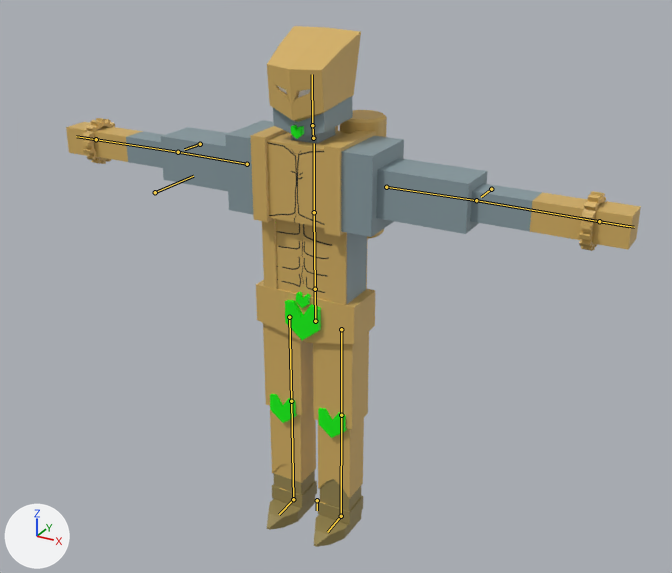
An edit to the Blender file Models/DIO/The World.blend, drawn before and after from the same camera.
Rendered twice from a 50 mm camera at (1.6, -2.76, 2.42) aimed at (0.15, -0.11, 1.1). The lights are fixed; the arrows at lower left show +X, +Y and +Z. The bones that bend it are drawn over the model as lines.

The first picture shows 'The World'.
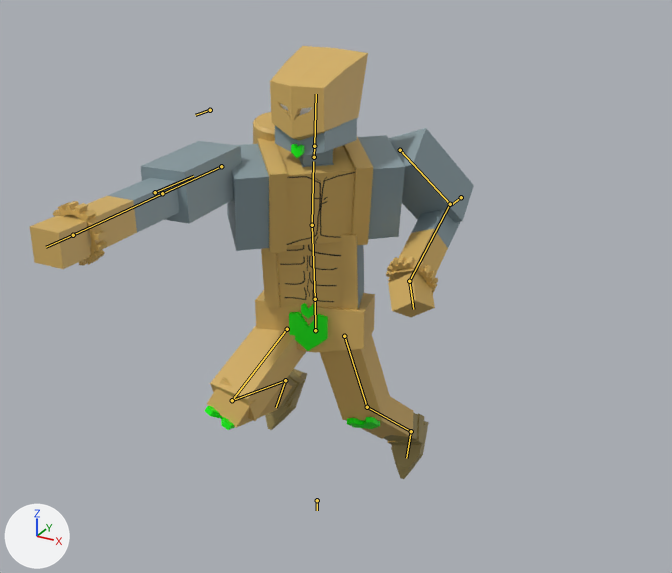
The newer file adds an action. The first version stands in its rest pose; the second is drawn at frame 10 of the action 'Stand_BarrageLoop'.

Where the change shows, as pixel boxes (x1, y1, x2, y2) in the pictures (672 x 573 px):
'The World', posed (23% narrower, 17% shorter): before (66, 26, 641, 547); after (30, 46, 474, 479)
bone 'arm_IK.L', root to tip: before (491, 189) to (481, 197); after (461, 197) to (451, 205)
bone 'arm_IK.R', root to tip: before (200, 144) to (184, 149); after (210, 110) to (195, 115)
bone 'hand_IK.L', root to tip: before (599, 221) to (629, 226); after (409, 281) to (413, 304)
bone 'hips', root to tip: before (315, 321) to (315, 289); after (315, 330) to (315, 299)
bone 'lower_torso', root to tip: before (315, 289) to (314, 212); after (315, 299) to (312, 225)
bone 'upper_torso', root to tip: before (314, 212) to (314, 143); after (312, 225) to (313, 161)
bone 'upper_arm.L', root to tip: before (386, 187) to (476, 200); after (400, 150) to (450, 204)
bone 'upper_arm.R', root to tip: before (247, 164) to (178, 152); after (221, 166) to (162, 193)

What the commit changed:
Bone 'hand_IK.R' (bone_hand_ik_r) moves from (0.0, 0.0, 0.0) to (-1.271, -0.795, 0.044).
Bone 'hand_IK.R' (bone_hand_ik_r) turns from (0, 0, 0) to (0, 0, 90) degrees about its own x, y and z.
Bone 'foot_IK.L' (bone_foot_ik_l) moves from (0.0, 0.0, 0.0) to (-0.081, -0.499, 0.151).
Bone 'foot_IK.L' (bone_foot_ik_l) turns from (0, 0, 0) to (-58, 4, 3) degrees about its own x, y and z.
Bone 'knee_IK.L' (bone_knee_ik_l) moves from (0.0, 0.0, 0.0) to (-0.172, 0.484, 0.075).
Bone 'foot_IK.R' (bone_foot_ik_r) moves from (0.0, 0.0, 0.0) to (0.081, -0.085, 0.509).
Bone 'foot_IK.R' (bone_foot_ik_r) turns from (0, 0, 0) to (-58, -4, -3) degrees about its own x, y and z.
Bone 'knee_IK.R' (bone_knee_ik_r) moves from (0.0, 0.0, 0.0) to (0.172, 0.484, 0.075).
Bone 'arm_IK.L' (bone_arm_ik_l) moves from (0.0, 0.0, 0.0) to (0.205, -0.256, -0.136).
Bone 'arm_IK.R' (bone_arm_ik_r) moves from (0.0, 0.0, 0.0) to (0.131, -0.256, 0.069).
Bone 'hand_IK.L' (bone_hand_ik_l) moves from (0.0, 0.0, 0.0) to (0.035, -0.613, -0.314).
Bone 'hand_IK.L' (bone_hand_ik_l) turns from (0, 0, 0) to (-51, -29, -22) degrees about its own x, y and z.
Bone 'hips' (bone_hips) moves from (0.0, 0.0, 0.0) to (0.0, -0.04, 0.0).
Bone 'hips' (bone_hips) turns from (0, 0, 0) to (0, 14, 0) degrees about its own x, y and z.
Bone 'lower_torso' (bone_lower_torso) turns from (0, 0, 0) to (5, 6, 1) degrees about its own x, y and z.
Bone 'upper_torso' (bone_upper_torso) turns from (0, 0, 0) to (8, 22, -2) degrees about its own x, y and z.
Bone 'upper_arm.L' (bone_upper_arm_l) moves from (0.0, 0.0, 0.0) to (-0.121, 0.025, -0.059).
Bone 'upper_arm.R' (bone_upper_arm_r) moves from (0.0, 0.0, 0.0) to (0.076, 0.028, -0.078).
